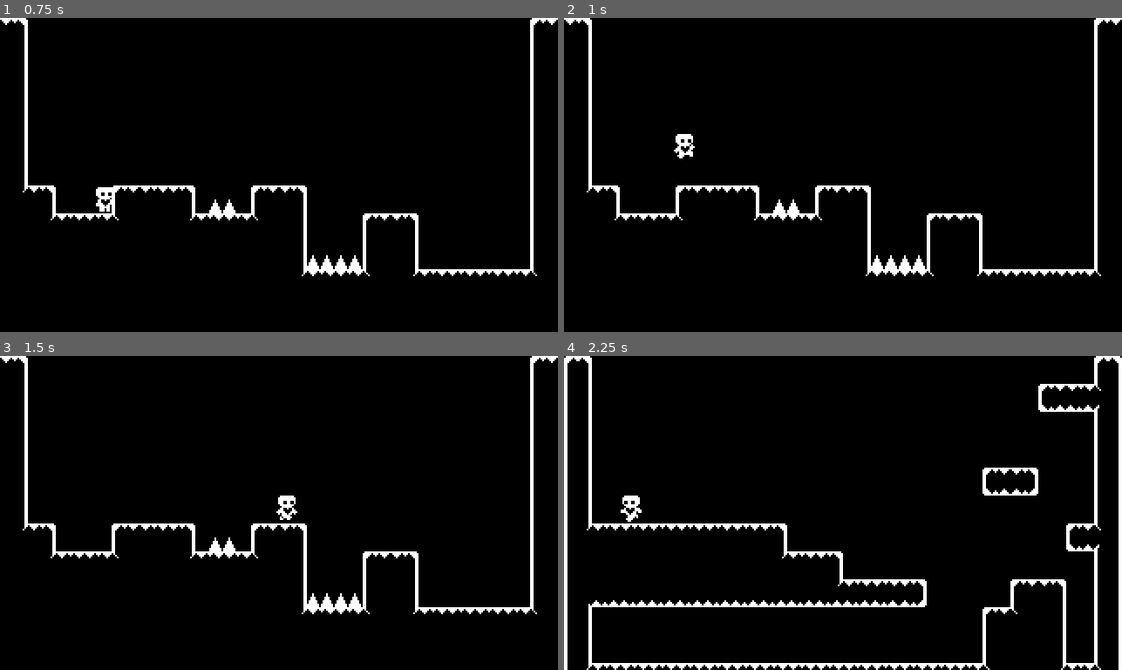
Above: before the commit, frames 1-4 (two rows, left to right).
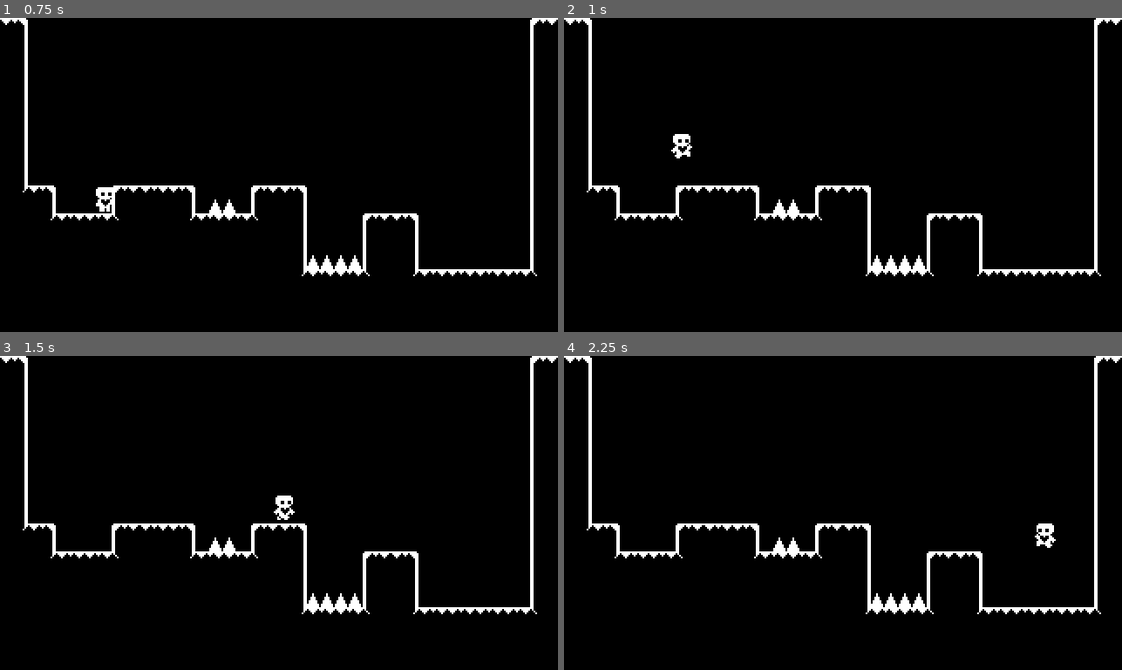
Above: after the commit, the same moments.

Repository: pranavkiruthikmani/platformer-game-godot
Game: Godot game, scene res://level1.tscn
Same seed, same stepped clock (60 frames per second), same inputs: the game is played once before the commit and once after it.
Inputs:
- Up to frame 1 (0.75 s): tap Enter at 0.5 s; hold D (right) from 0.53 s (still down); tap Shift (dash) at 0.6 s
- Up to frame 2 (1 s): keep holding D (right); tap Space (jump) at 0.77 s
- Up to frame 3 (1.5 s): keep holding D (right); tap Shift (dash) at 1.35 s
- Up to frame 4 (2.25 s): tap Space (jump) at 1.52 s; release D (right) at 2.03 s; hold A (left) from 2.03 s (still down); tap Shift (dash) at 2.1 s

Frame 1 is identical in both runs. In frame 2, 0.1% of the frame differs, in the area x 19-24%, y 36-45%; in frame 3, 0.1%; in frame 4, 7.1%, in the area x 0-100%, y 0-100%.

Commit message:
Fixed decel but need to add delta

Diff:
--- a/player.gd
+++ b/player.gd
@@ -11,6 +11,7 @@
 @onready var coyote_jump_timer = $CoyoteJumpTimer
 @onready var starting_position = global_position
 @onready var dash_timer = $DashTimer
+@onready var decel_timer = $DecelTimer
 
 var alreadyDoubleJumped = false
 var current_scence = null
@@ -19,6 +20,11 @@
 var justDashed = false
 var dashDeceleration = 200
 var dashing = false
+var TimeForDash = 0.2
+var dashTime = TimeForDash
+var startDecel = false
+var isGravity = true
+var prevDir = null
 
 func _physics_process(delta):
 
@@ -41,15 +47,13 @@
 	var direction = Input.get_axis("left", "right")
 
 	#Dash
-	canDash = true
-	if Input.is_action_just_pressed("dash") and canDash:
-		var prevVelocity = velocity
+	if Input.is_action_just_pressed("dash"):
+		prevDir = direction
 		dash_timer.start()
 		var dashDir = Vector2(direction, 0)
-		if dash_timer.time_left > 0:
-			canDash = false
-			velocity.x = velocity.x * 5
-			#velocity = velocity.move_toward(dashDir * dashSpeed, delta * 25000)
+		velocity.x = velocity.x * 5
+		velocity.y = 0
+		#velocity = velocity.move_toward(dashDir * dashSpeed, delta * 25000)
 
 	#Movement and Friction
 	if direction and dash_timer.is_stopped():
@@ -90,3 +94,10 @@
 	var path_level = "res://level1.tscn"
 	path_level[11] = next_level
 	get_tree().change_scene_to_file(path_level)
+
+func _on_dash_timer_timeout():
+	decel_timer.start()
+	velocity.x = movement_data.SPEED * prevDir
+
+func _on_decel_timer_timeout():
+	pass
--- a/player.tscn
+++ b/player.tscn
@@ -125,5 +125,11 @@
 wait_time = 0.2
 one_shot = true
 
+[node name="DecelTimer" type="Timer" parent="."]
+wait_time = 0.2
+one_shot = true
+
 [connection signal="area_entered" from="HazardDetector" to="." method="_on_hazard_detector_area_entered"]
 [connection signal="area_entered" from="LevelChangeDetector" to="." method="_on_level_change_detector_area_entered"]
+[connection signal="timeout" from="DashTimer" to="." method="_on_dash_timer_timeout"]
+[connection signal="timeout" from="DecelTimer" to="." method="_on_decel_timer_timeout"]
